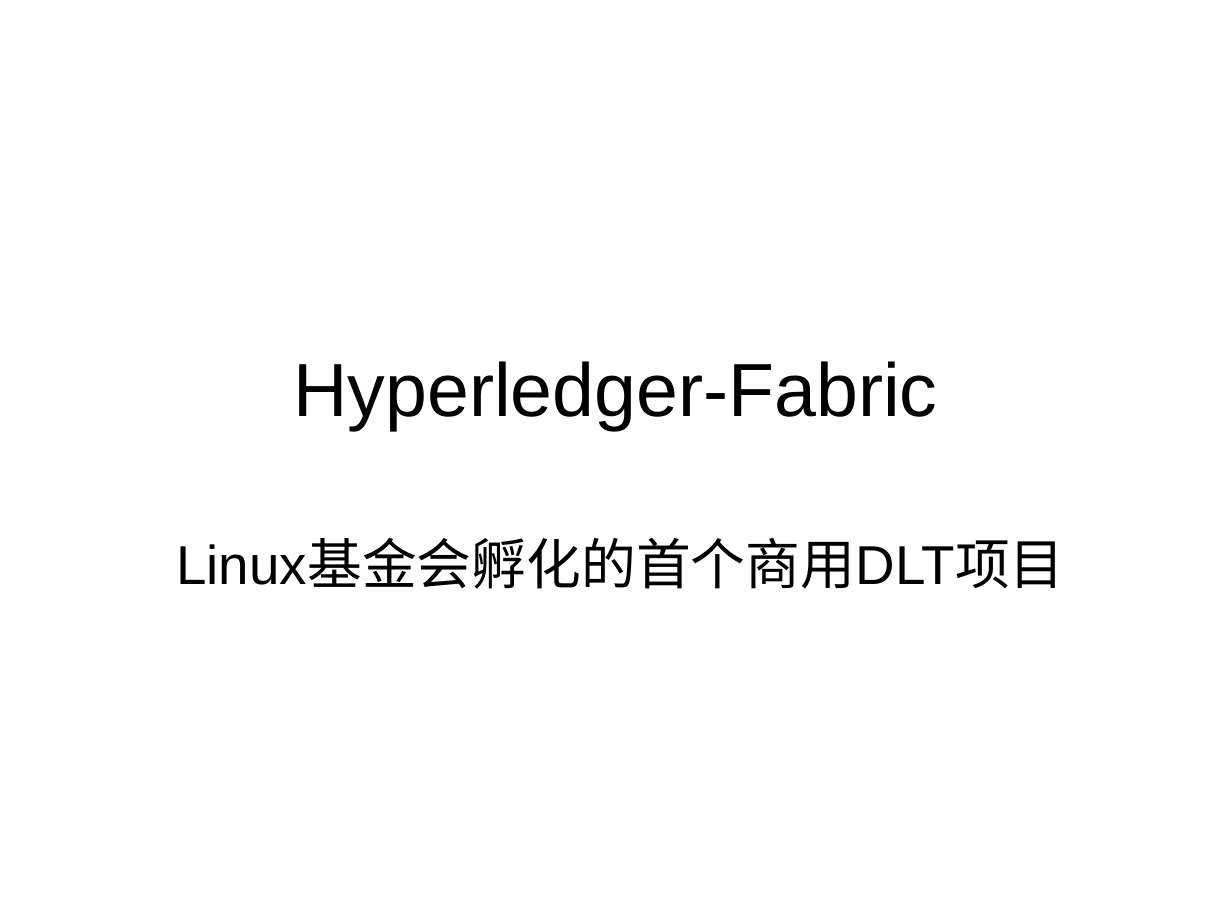
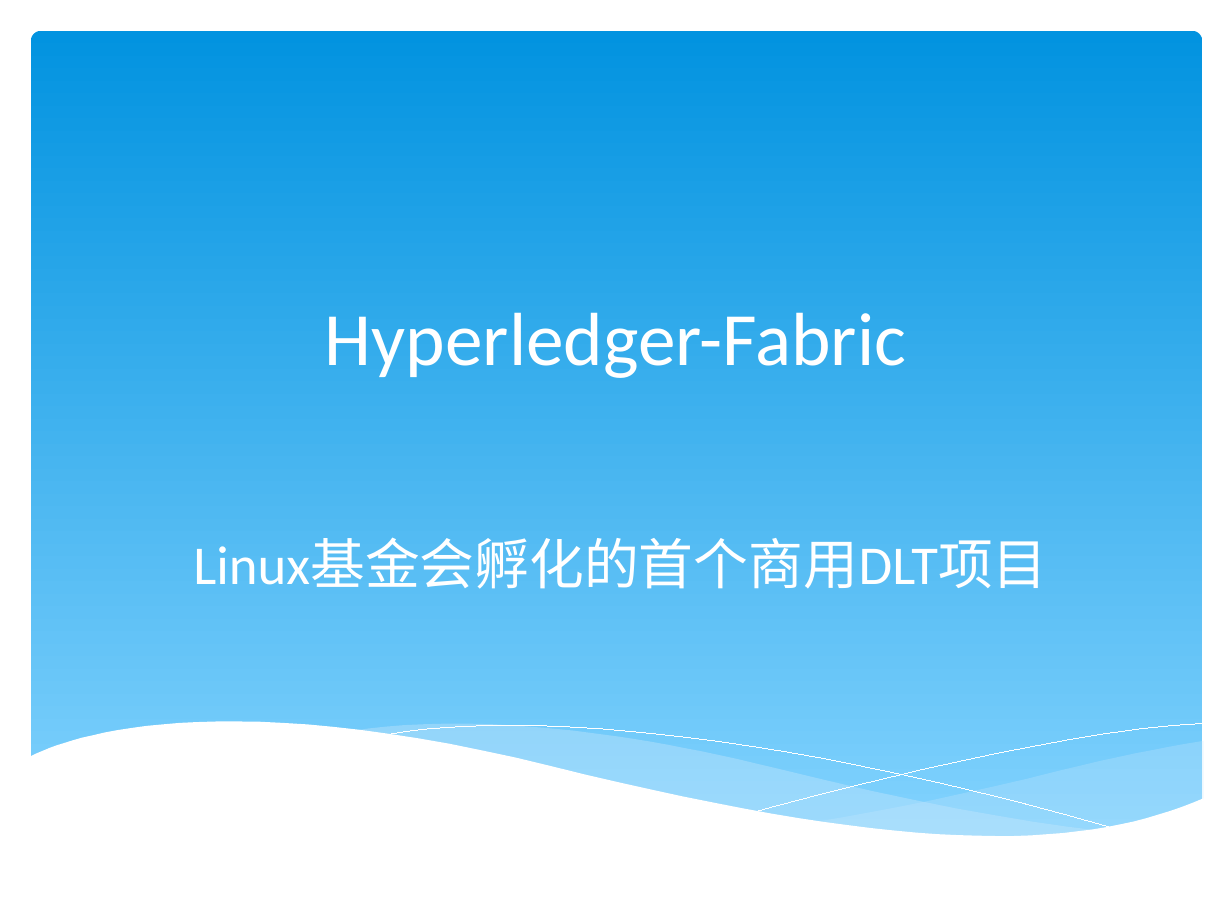
Before and after one commit to 382303784/hyperledger-fabric, a slide deck: slide 1 of fabric.ppt. Drawn at 1232x924 pixels with LibreOffice and Linux fonts; fonts in the diff are those of the drawing. Boxes give left, top, right and bottom in pixels: in the first picture for what was removed or moved away, otherwise in the second. Text is boxed around its words. In the diff, an @@ line names an element or a change of style, - is before the commit and + after.

```diff
--- a/fabric.ppt
+++ b/fabric.ppt
@@ rounded rectangle added at <box>31,31,1202,844</box>, fill gradient #0293E0 to #83D3FE @@
@@ title "Hyperledger-Fabric" at <box>325,312,906,378</box>: font Arial to Calibri, text colour #000000 to #FFFFFF @@
@@ title "Hyperledger-Fabric": place and size @@
-title "Hyperledger-Fabric" at <box>293,361,937,430</box>
+title "Hyperledger-Fabric" at <box>325,312,906,378</box>
@@ subtitle "Linux基金会孵化的首个商用DLT项目" at <box>193,538,1047,589</box>: font Arial to Calibri, text colour #000000 to #FFFFFF @@
@@ group added at <box>28,722,1204,901</box>: 5 freeform shapes @@
```
Also in this commit, not shown: 19 other slides changed, 4 slides added, 1 slide removed, 1 other file.
